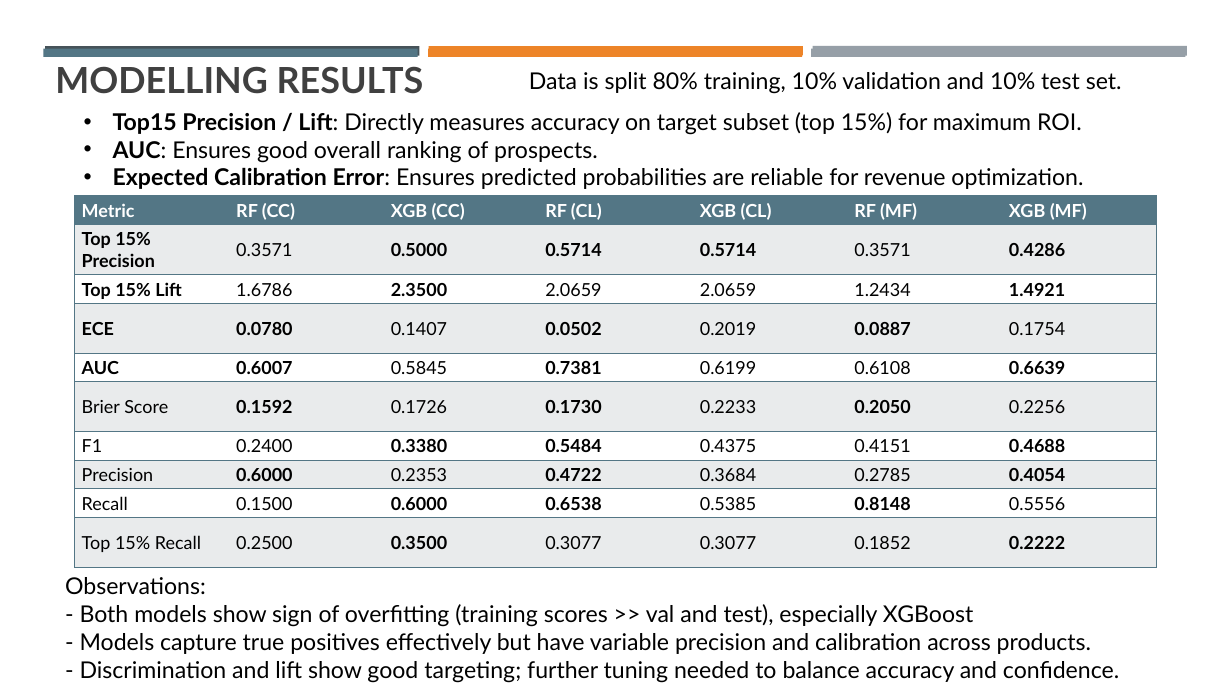
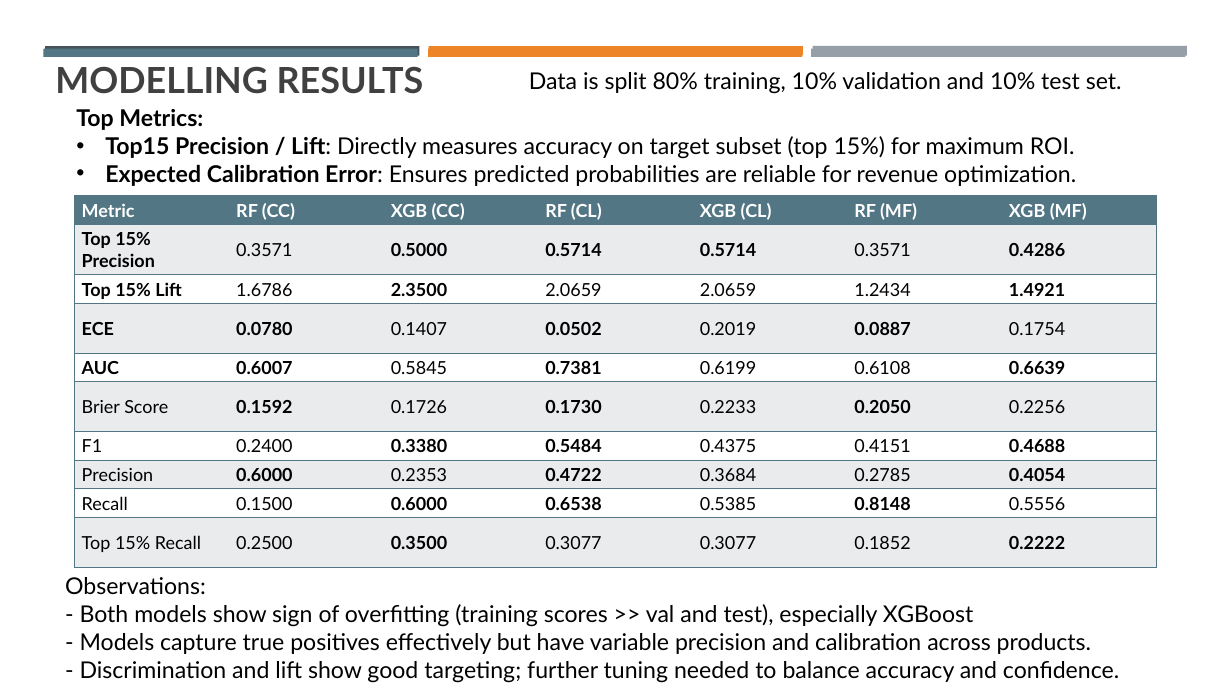
Before and after one commit to ngweixuan1/propensity_prediction, a slide deck: slide 7 of doc/documentation.pptx. Drawn at 1232x693 pixels with LibreOffice and Linux fonts; fonts in the diff are those of the drawing. Boxes give left, top, right and bottom in pixels: in the first picture for what was removed or moved away, otherwise in the second. Text is boxed around its words. In the diff, an @@ line names an element or a change of style, - is before the commit and + after.

```diff
--- a/doc/documentation.pptx
+++ b/doc/documentation.pptx
@@ text "Top Metrics:": place and size @@
-text "Top Metrics:" at (113, 112, 1083, 189)
+text "Top Metrics:" at (76, 109, 1076, 186)
@@ text at (76, 109, 203, 130): paragraph added @@
+Top Metrics:
@@ text at (113, 141, 598, 163): paragraph removed @@
-• AUC: Ensures good overall ranking of prospects.
```
